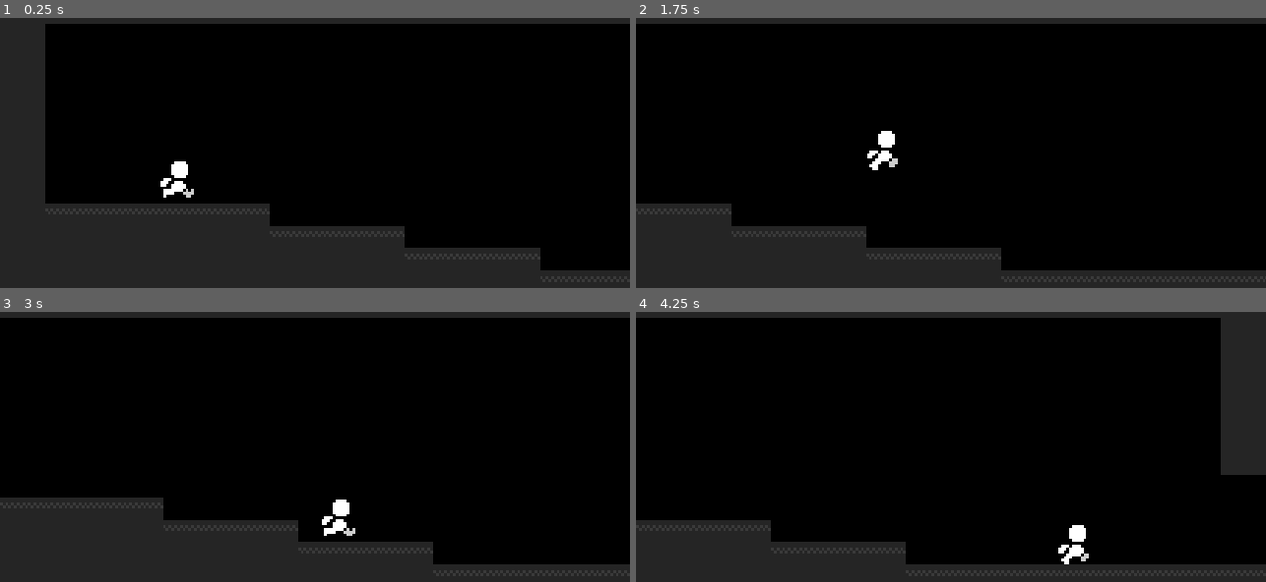
Above: before the commit, frames 1-4 (two rows, left to right).
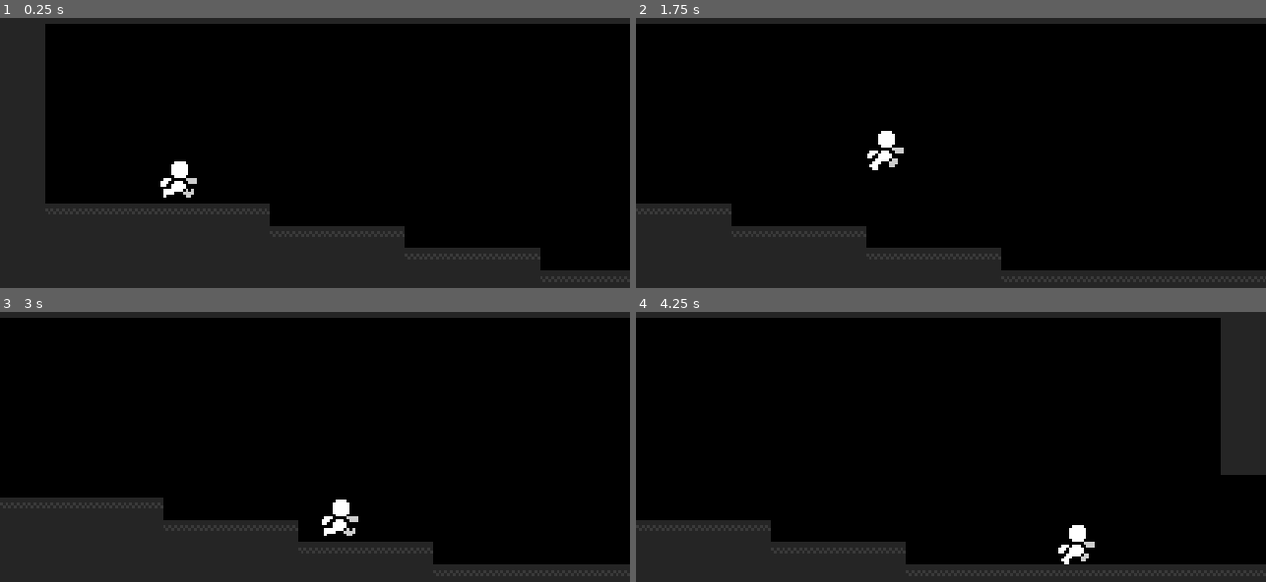
Above: after the commit, the same moments.

Repository: youssefevan/senior-project
Game: Godot game, scene res://scenes/world.tscn
The game is run twice, just before and just after one commit, with the same random seed, the same clock (stepped at 60 frames per second) and the same inputs.
Inputs:
- Up to frame 1 (0.25 s): no input
- Up to frame 2 (1.75 s): hold Right (ui_right) from 0.53 s (still down); tap Up (ui_up) at 0.77, 1.52 s
- Up to frame 3 (3 s): release Right (ui_right) at 2.03 s; hold Left (ui_left) 2.03-2.78 s; hold Right (ui_right) from 2.78 s (still down)
- Up to frame 4 (4.25 s): keep holding Right (ui_right); tap Up (ui_up) at 3.02, 3.77 s

The runs differ from the first frame. In frame 1, less than 0.1% of the frame differs, in the area x 29-32%, y 59-62%; in frame 2, less than 0.1%, in the area x 40-43%, y 48-51%; in frame 3, less than 0.1%; in frame 4, less than 0.1%.
Error in both runs: Invalid get index 'y' (on base: 'Nil'). (res://scripts/player.gd:76)

Commit message:
Updated player animations

Diff:
--- a/SeniorProjectGame/project.godot
+++ b/SeniorProjectGame/project.godot
@@ -13,10 +13,6 @@
 config/name="SeniorProjectGame"
 run/main_scene="res://scenes/world.tscn"
 config/icon="res://icon.png"
-
-[debug]
-
-settings/stdout/print_fps=true
 
 [display]
 
--- /dev/null
+++ b/SeniorProjectGame/scenes/blaster.tscn
@@ -0,0 +1,3 @@
+[gd_scene format=2]
+
+[node name="blaster" type="Node2D"]
--- a/SeniorProjectGame/scenes/player.tscn
+++ b/SeniorProjectGame/scenes/player.tscn
@@ -117,8 +117,7 @@
 position = Vector2( -2.38419e-07, 2.38419e-07 )
 texture = ExtResource( 1 )
 hframes = 8
-vframes = 2
-frame = 12
+vframes = 4
 
 [connection signal="grounded_update" from="." to="camera" method="_on_player_grounded_update"]
 [connection signal="large_y_limits" from="." to="camera" method="_on_player_large_y_limits"]
Binary file changed: SeniorProjectGame/sprites/ss_player.png
